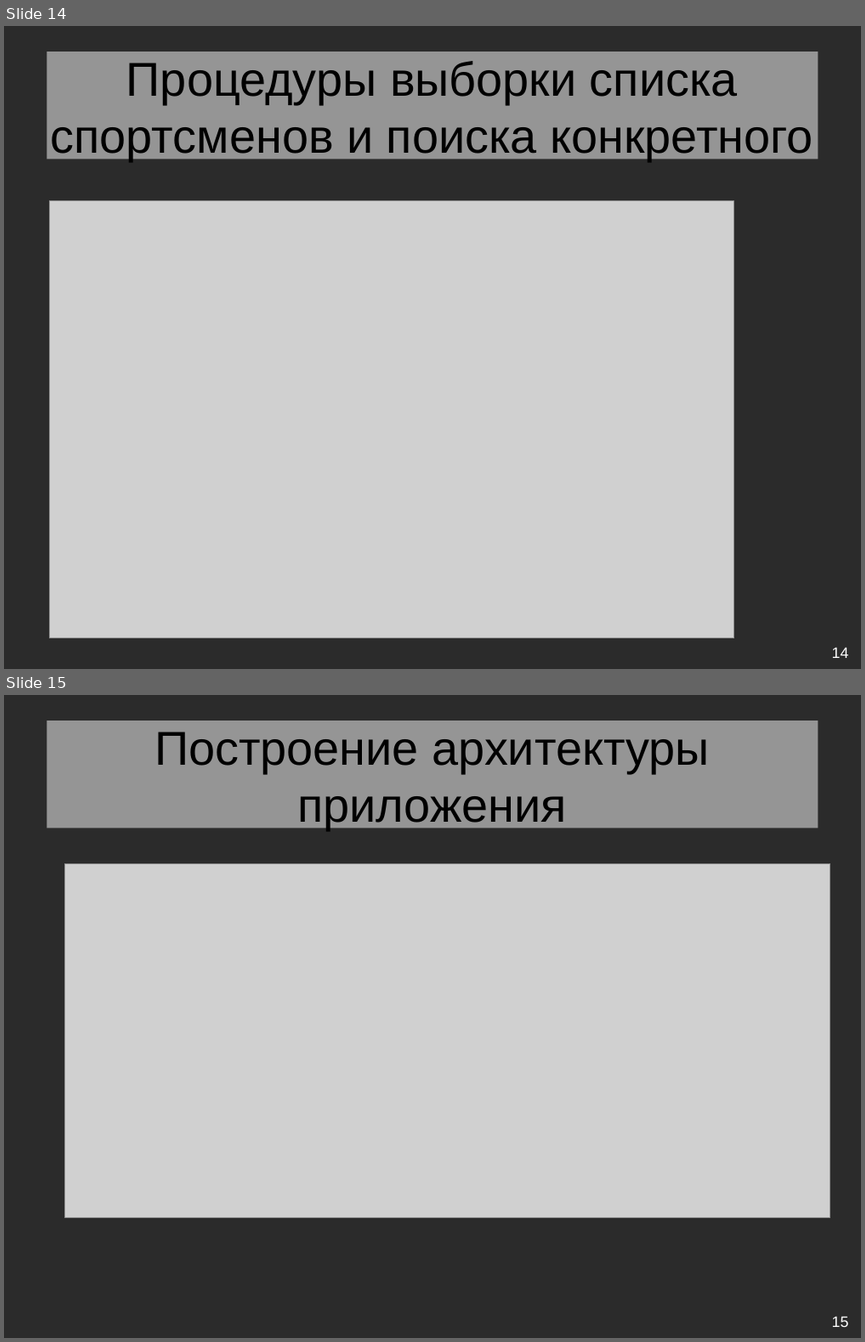
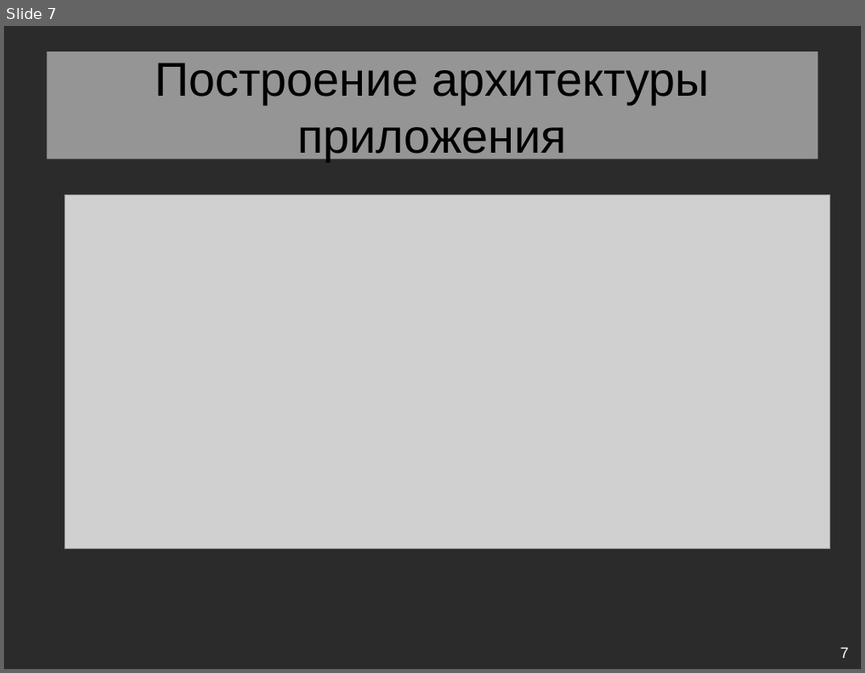
Before and after one commit to eldarian-1/pstu, a slide deck: БД/Course/Презентация курсового проекта.odp. Shown one above the other, each under a label of ours: slides 14 and 15 before the commit, slide 7 after it. The pictures are 865x1342 and 865x673 pixels, drawn with LibreOffice and Linux fonts; fonts in the diff are those of the drawing; grey boxes stand for pictures; background and template pictures are left out; a plain dark background stands for a picture behind light text. Boxes give left, top, right and bottom in pixels: in the first picture for what was removed or moved away, otherwise in the second. Text is boxed around its words. In the diff, an @@ line names an element or a change of style, - is before the commit and + after.

```diff
--- a/БД/Course/Презентация курсового проекта.odp
+++ b/БД/Course/Презентация курсового проекта.odp
@@ slide 14 removed at (x1=4, y1=26, x2=861, y2=669), background picture (left out) @@
@@ title removed at (x1=46, y1=52, x2=818, y2=159) @@
-Процедуры выборки списка спортсменов и поиска конкретного
@@ picture removed at (x1=50, y1=201, x2=734, y2=638) @@
@@ page number removed at (x1=832, y1=646, x2=849, y2=658) @@
-14
@@ what was slide 15 is now slide 7 @@
@@ page number at (x1=840, y1=646, x2=849, y2=658): text changed @@
-15
+7
```
Also in this commit, not shown: 10 other slides removed.
